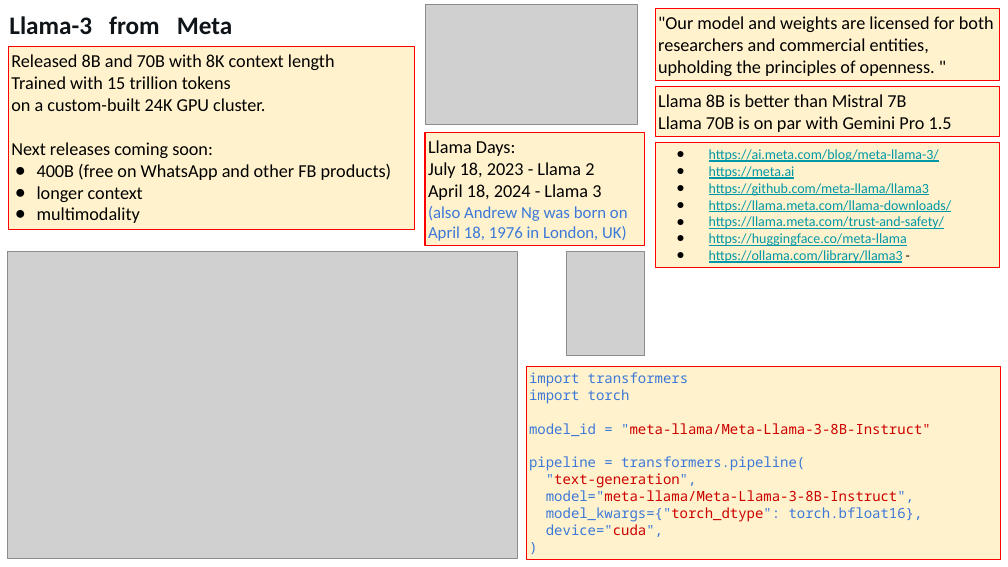
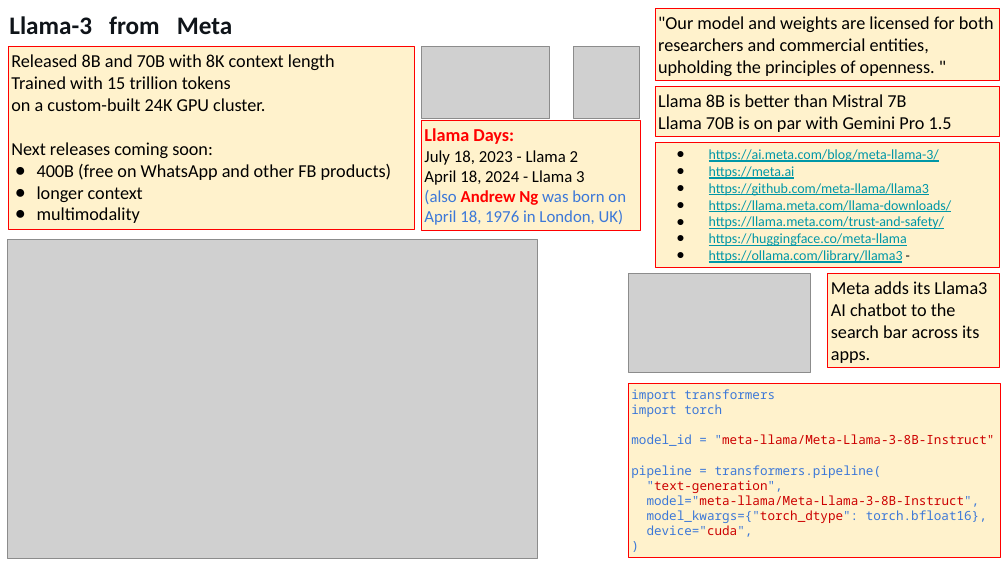
Before and after one commit to lselector/seminar, a slide deck: slide 2 of 2024/2024-04-19-AI-Updates.pptx. Drawn at 1008x567 pixels with LibreOffice and Linux fonts; fonts in the diff are those of the drawing; grey boxes stand for pictures. Boxes give left, top, right and bottom in pixels: in the first picture for what was removed or moved away, otherwise in the second. Text is boxed around its words. In the diff, an @@ line names an element or a change of style, - is before the commit and + after.

```diff
--- a/2024/2024-04-19-AI-Updates.pptx
+++ b/2024/2024-04-19-AI-Updates.pptx
@@ picture: place and size @@
-picture at (425,5,638,125)
+picture at (421,46,549,119)
@@ picture added at (574,46,639,119) @@
@@ rectangle "Llama Days:": place and size @@
-rectangle "Llama Days:" at (425,133,645,246)
+rectangle "Llama Days:" at (421,121,641,231)
@@ rectangle "Llama Days:" at (421,121,641,231): text colour #000000 to #FF0000 in "Llama Days:"; bold on in "Llama Days:", "Andrew Ng"; size 13 to 12 pt in "July 18, 2023 - Llama 2", "April 18, 2024 - Llama 3"; text colour #3C78D8 to #FF0000 in "Andrew Ng" @@
@@ picture: place and size @@
-picture at (7,252,517,559)
+picture at (7,240,537,558)
@@ picture removed at (566,252,644,356) @@
@@ picture added at (628,273,810,372) @@
@@ rectangle added at (828,273,999,368), fill #FFF2CC, outline #FF0000 0.75 pt, 13 pt, text #000000 @@
+Meta adds its Llama3 AI chatbot to the search bar across its apps.
@@ rectangle "import transformers": place and size @@
-rectangle "import transformers" at (526,367,1000,559)
+rectangle "import transformers" at (628,384,1000,558)
@@ rectangle "import transformers" at (628,384,1000,558): size 10 to 9 pt @@
```
Also in this commit, not shown: 14 other slides changed.
